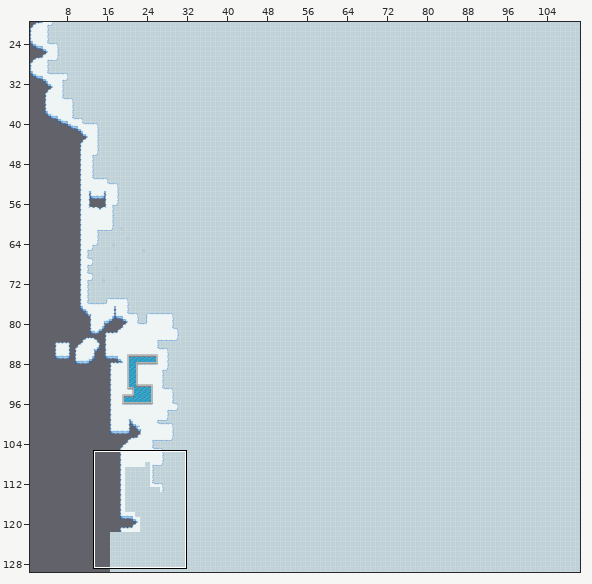
Tiled map (JSON) -- apps/kbve.com/public/assets/items/map/cloud_city.json. The picture above shows the old version from afar; the outline marks the close-up.
Close-up. Before the edit:
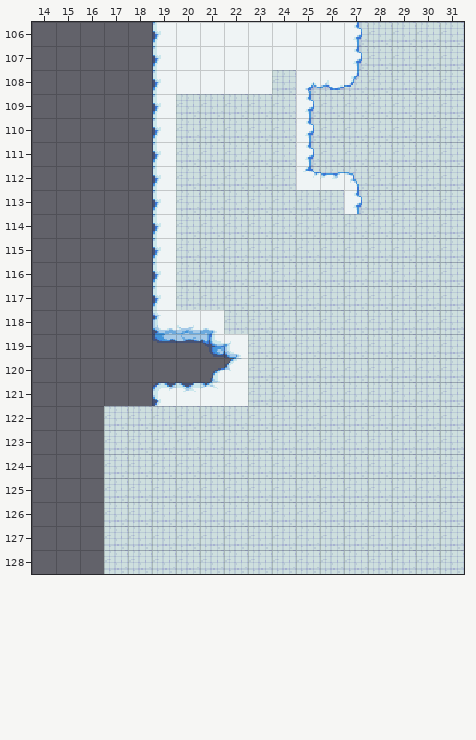
Cells are 16x16 px. Shown: x 14..31, y 106..128. The commit also changed other parts of the map, which this record leaves out.
Now the later version:
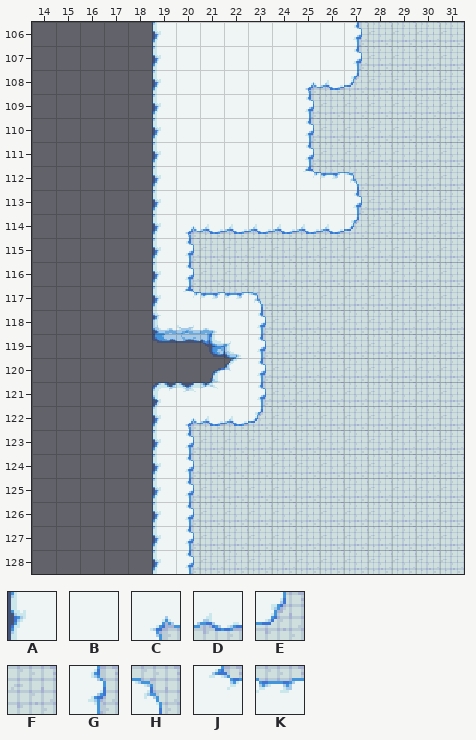
Key: from "Cloud City": A 91, B 92, C 361, D 362, E 364, F 367, G 406, H 409, J 451, K 452.
_ is an empty cell.
From old to new:
Layer "ground":
Tile A replaces tile F in rows 122 to 128 at x 19.
Tile B replaces tile F in row 108 at x 24; in rows 109 to 112 at x 20 to 24; in row 113 at x 20 to 26; in row 118 at x 22.
Tile C replaces tile F in row 114 at x 20; in row 122 at x 20.
Tile D replaces tile F in row 114 at x 21 to 26; in row 122 at x 21 to 22.
Tile E replaces tile F in row 114 at x 27; in row 122 at x 23.
Tile G replaces tile F in rows 115 to 116 at x 20; in rows 118 to 121 at x 23; in rows 123 to 128 at x 20.
Tile H replaces tile F in row 117 at x 23.
Tile J replaces tile F in row 117 at x 20.
Tile K replaces tile F in row 117 at x 21 to 22.
The edit erases tile F in rows 122 to 128 at x 17 to 18.
Where, in picture pixels (left, top, right, bottom), the same in both close-ups:
changed: (104, 70, 359, 574)
